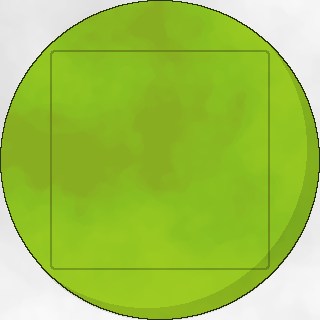
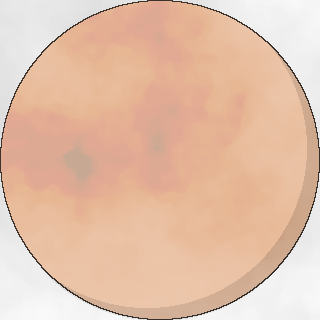
The second 320x320 image is a revision of the first. Changes to its layers:
hid "Layer #3" over [50, 50, 270, 270]
added layer "Background copy" above "Background" over [0, 0, 320, 320]
hid "Background" over [0, 0, 320, 320]
